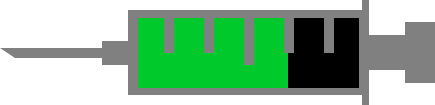
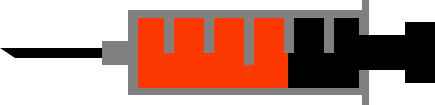
Two versions of the same layered image (435px x 105px). Layer-by-layer changes:
removed layer "Rectangle 6" (1st of 2) over [138, 18, 288, 88]
added layer "Rectangle 6 #1" above "Rectangle 6" over [138, 18, 288, 88]
